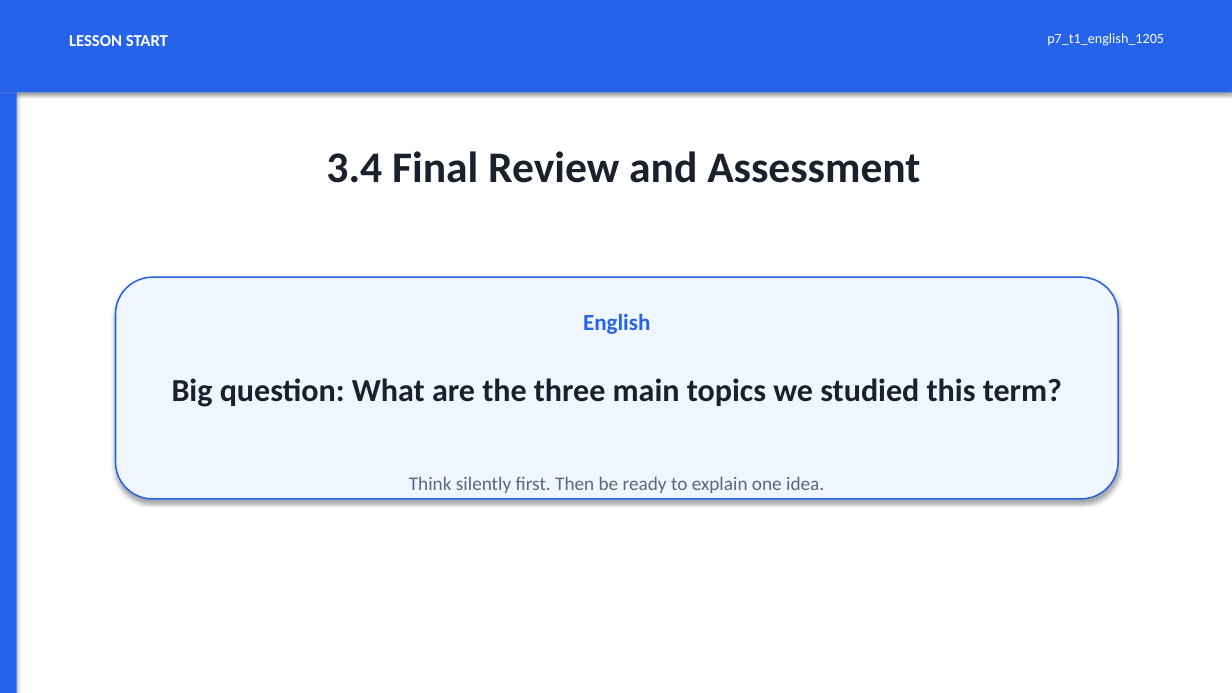
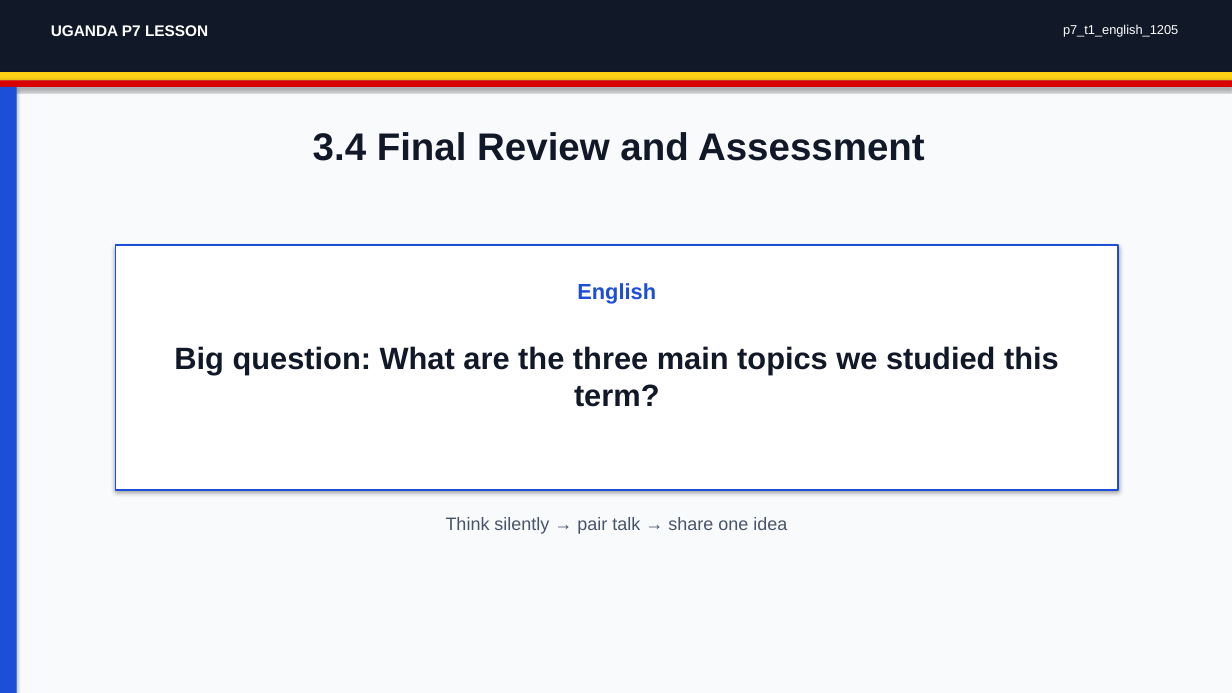
Before and after one commit to yousunjung84-edu/uganda-p7-mvp-20260629, a slide deck: slide 1 of uganda-p7-mvp/p7_t1_english_1205/p7_t1_english_1205.pptx. Drawn at 1232x693 pixels with LibreOffice and Linux fonts; fonts in the diff are those of the drawing. Boxes give left, top, right and bottom in pixels: in the first picture for what was removed or moved away, otherwise in the second. Text is boxed around its words. In the diff, an @@ line names an element or a change of style, - is before the commit and + after.

Commit message:
Add Uganda design guide and infographics

```diff
--- a/uganda-p7-mvp/p7_t1_english_1205/p7_t1_english_1205.pptx
+++ b/uganda-p7-mvp/p7_t1_english_1205/p7_t1_english_1205.pptx
@@ background #FFFFFF to #F8FAFC @@
@@ rectangle: place and size @@
-rectangle at (0, 0, 1232, 92)
+rectangle at (0, 0, 1232, 72)
@@ rectangle at (0, 0, 1232, 72): fill #2563EB to #111827 @@
@@ text at (51, 25, 208, 36): text changed; size 13 to 12 pt; font Calibri to Arial @@
-LESSON START
+UGANDA P7 LESSON
@@ text "p7_t1_english_1205": place and size @@
-text "p7_t1_english_1205" at (1047, 33, 1164, 46)
+text "p7_t1_english_1205" at (1063, 24, 1178, 36)
@@ text "p7_t1_english_1205" at (1063, 24, 1178, 36): size 11 to 10 pt, font Calibri to Arial @@
@@ rectangle: place and size @@
-rectangle at (0, 92, 17, 693)
+rectangle at (0, 87, 17, 693)
@@ rectangle at (0, 87, 17, 693): fill #2563EB to #1D4ED8 @@
@@ rectangle added at (0, 72, 1232, 80), fill #FCD116 @@
@@ rectangle added at (0, 80, 1232, 87), fill #D90000 @@
@@ text "3.4 Final Review and Assessment": place and size @@
-text "3.4 Final Review and Assessment" at (326, 151, 920, 183)
+text "3.4 Final Review and Assessment" at (313, 132, 925, 161)
@@ text "3.4 Final Review and Assessment" at (313, 132, 925, 161): size 34 to 30 pt, font Calibri to Arial, text colour #1A202C to #111827 @@
@@ rectangle added at (116, 245, 1118, 490), fill #FFFFFF, outline #1D4ED8 1.5 pt @@
@@ rounded rectangle removed at (116, 277, 1118, 499) @@
@@ text "English": place and size @@
-text "English" at (583, 313, 650, 334)
+text "English" at (577, 283, 656, 303)
@@ text "English" at (577, 283, 656, 303): size 18 to 17 pt, font Calibri to Arial, text colour #2563EB to #1D4ED8 @@
@@ text "Big question: What are the ...": place and size @@
-text "Big question: What are the ..." at (172, 378, 1062, 407)
+text "Big question: What are the ..." at (174, 346, 1059, 407)
@@ text "Big question: What are the ..." at (174, 346, 1059, 407): size 25 to 24 pt, font Calibri to Arial, text colour #1A202C to #111827 @@
@@ text at (446, 517, 787, 534): text changed; size 15 to 14 pt; font Calibri to Arial; text colour #5B677D to #475569 @@
-Think silently first. Then be ready to explain one idea.
+Think silently → pair talk → share one idea
```
Also in this commit, not shown: 7 other slides changed, 54 other files.
